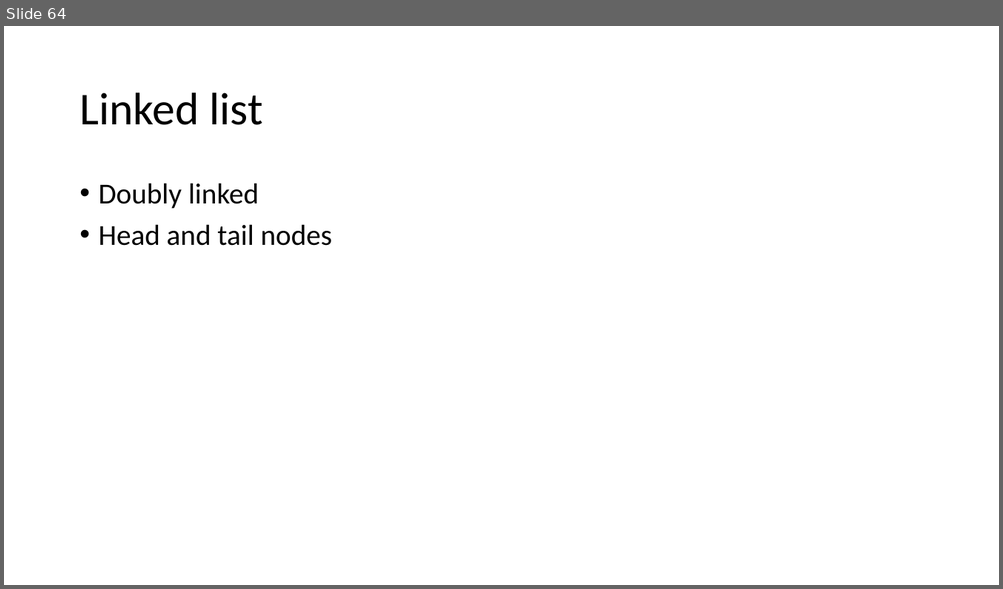
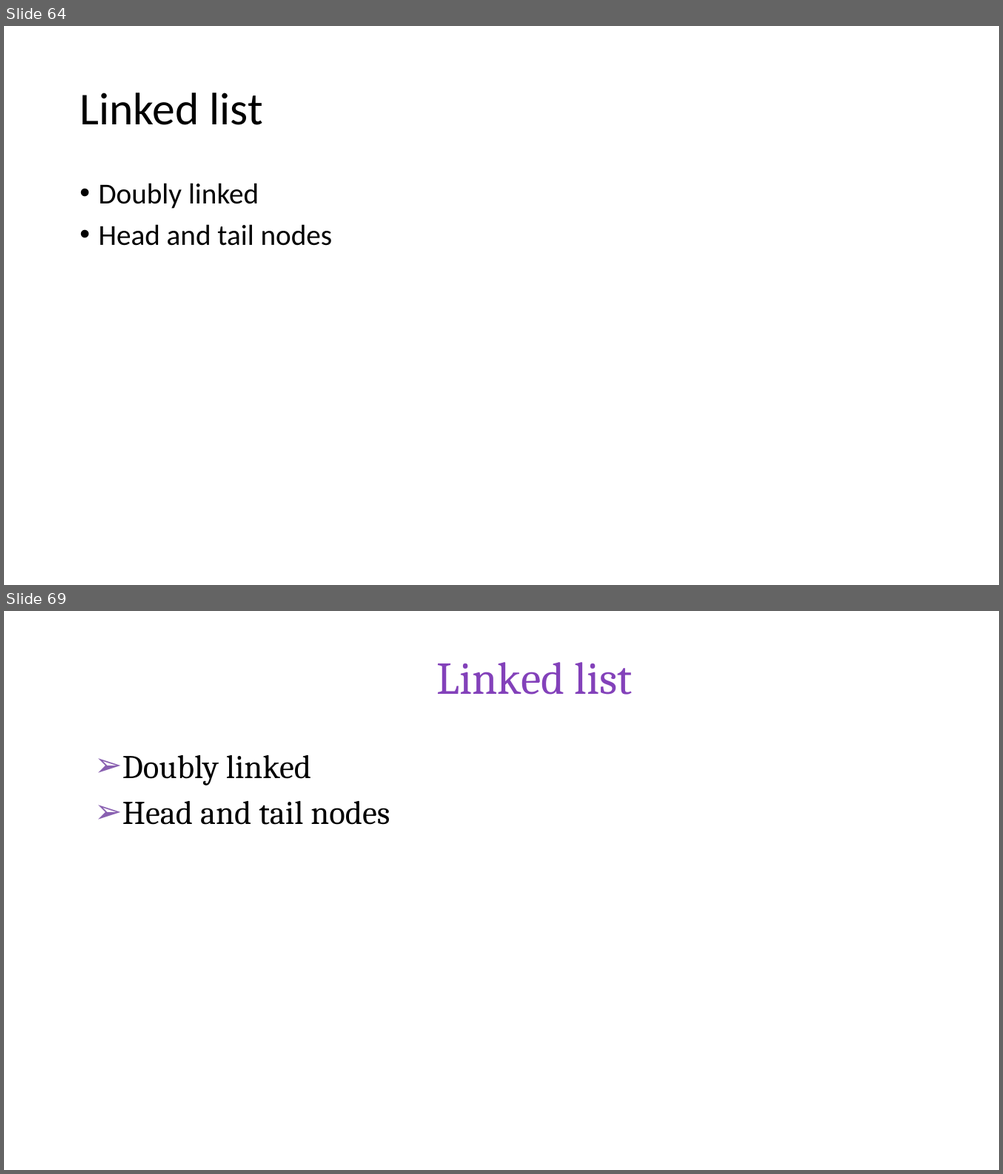
Before and after one commit to skalakm/232, a slide deck: notes.pptx. Shown one above the other, each under a label of ours: slide 64 before the commit, slides 64 and 69 after it; the slides between them are not shown. The pictures are 1003x589 and 1003x1174 pixels, drawn with LibreOffice and Linux fonts; fonts in the diff are those of the drawing; background and template pictures are left out. Boxes give left, top, right and bottom in pixels: in the first picture for what was removed or moved away, otherwise in the second. Text is boxed around its words. In the diff, an @@ line names an element or a change of style, - is before the commit and + after.

```diff
--- a/notes.pptx
+++ b/notes.pptx
@@ slide 69 added at (4, 611, 999, 1170), background #FFFFFF @@
@@ title added at (437, 662, 632, 695), 44 pt, text #8341BA @@
+Linked list
@@ text added at (122, 755, 390, 825), 32 pt, text #000000 @@
+➢ Doubly linked
+➢ Head and tail nodes
```
Also in this commit, not shown: 2 other slides added.
